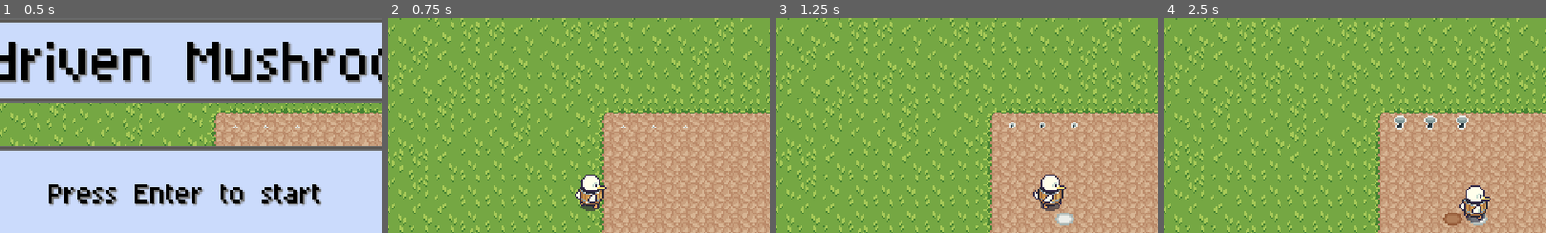
Above: before the commit, frames 1-4 (left to right).
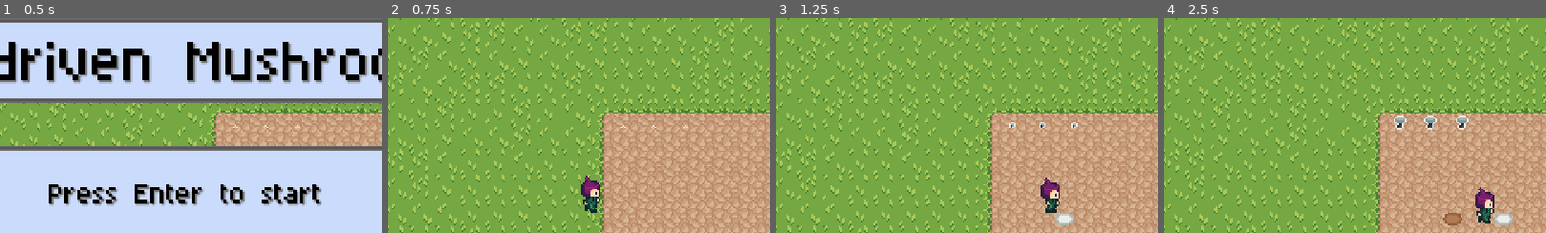
Above: after the commit, the same moments.

Repository: Jukaio/GGJ2024
Game: Godot game, scene res://scenes/EntryPoint.tscn
Two runs of this game, one before a commit and one after it. Both use one fixed random seed, a clock stepped at 60 frames per second and the inputs below.
Inputs:
- Up to frame 1 (0.5 s): no input
- Up to frame 2 (0.75 s): tap Enter (Start) at 0.5, 0.6 s; hold D (right) from 0.53 s (still down)
- Up to frame 3 (1.25 s): keep holding D (right)
- Up to frame 4 (2.5 s): release D (right) at 1.28 s; hold S (down) 1.28-2.03 s; tap Space (interact) at 1.35 s; hold D (right) from 2.03 s (still down); tap Enter (Start) at 2.1 s
The pictures show only the part of the screen within x 27-77%, y 8-58%; the shares and areas given below are measured in that part.

Frame 1 is identical in both runs. In frame 2, 0.9% of the frame differs, in the area x 49-58%, y 72-91%; in frame 3, 0.9%; in frame 4, 1.4%, in the area x 77-92%, y 77-97%.

Commit message:
cHARCTER AND MAIN THEME

Diff:
--- a/prefabs/PlayerCharacter.tscn
+++ b/prefabs/PlayerCharacter.tscn
@@ -1,11 +1,9 @@
-[gd_scene load_steps=10 format=3 uid="uid://cucwiwl6qyqsg"]
+[gd_scene load_steps=8 format=3 uid="uid://cucwiwl6qyqsg"]
 
 [ext_resource type="Script" path="res://scripts/PlayerCharacter.gd" id="1_h7gas"]
 [ext_resource type="Script" path="res://scripts/SpriteAnimator.gd" id="2_xyurh"]
-[ext_resource type="Texture2D" uid="uid://cir8aen0d318c" path="res://textures/idleAnimation.png" id="3_wj8x4"]
+[ext_resource type="Texture2D" uid="uid://6hpd83nspwvi" path="res://sprites/Player-Sheet.png" id="3_tu5an"]
 [ext_resource type="Script" path="res://scripts/SpriteAnimation.gd" id="4_ui6xa"]
-[ext_resource type="Texture2D" uid="uid://b3xgilsgrdjk" path="res://textures/runAnimation.png" id="5_jgofv"]
-[ext_resource type="Texture2D" uid="uid://7nrcve7uje1m" path="res://textures/hideAnimation.png" id="6_k6vkf"]
 [ext_resource type="Script" path="res://scripts/HoeTool.gd" id="6_pa2yi"]
 [ext_resource type="Texture2D" uid="uid://csnficd1k2yb1" path="res://sprites/Mushroom.png" id="8_vh3lx"]
 
@@ -20,87 +18,89 @@
 script = ExtResource("2_xyurh")
 
 [node name="IdleDown" type="Sprite2D" parent="SpriteAnimator"]
-texture = ExtResource("3_wj8x4")
-hframes = 4
+texture = ExtResource("3_tu5an")
+hframes = 6
 region_enabled = true
 region_rect = Rect2(0, 0, 96, 24)
 script = ExtResource("4_ui6xa")
 
 [node name="IdleUp" type="Sprite2D" parent="SpriteAnimator"]
-texture = ExtResource("3_wj8x4")
-hframes = 4
+texture = ExtResource("3_tu5an")
+hframes = 6
+region_enabled = true
+region_rect = Rect2(0, 48, 96, 24)
+script = ExtResource("4_ui6xa")
+
+[node name="IdleLeft" type="Sprite2D" parent="SpriteAnimator"]
+texture = ExtResource("3_tu5an")
+flip_h = true
+hframes = 6
 region_enabled = true
 region_rect = Rect2(0, 24, 96, 24)
 script = ExtResource("4_ui6xa")
 
-[node name="IdleLeft" type="Sprite2D" parent="SpriteAnimator"]
-texture = ExtResource("3_wj8x4")
-hframes = 4
+[node name="IdleRight" type="Sprite2D" parent="SpriteAnimator"]
+texture = ExtResource("3_tu5an")
+hframes = 6
+region_enabled = true
+region_rect = Rect2(0, 24, 96, 24)
+script = ExtResource("4_ui6xa")
+
+[node name="MoveDown" type="Sprite2D" parent="SpriteAnimator"]
+texture = ExtResource("3_tu5an")
+hframes = 6
+region_enabled = true
+region_rect = Rect2(0, 72, 96, 24)
+script = ExtResource("4_ui6xa")
+
+[node name="MoveUp" type="Sprite2D" parent="SpriteAnimator"]
+texture = ExtResource("3_tu5an")
+hframes = 6
+region_enabled = true
+region_rect = Rect2(0, 120, 96, 24)
+script = ExtResource("4_ui6xa")
+
+[node name="MoveLeft" type="Sprite2D" parent="SpriteAnimator"]
+texture = ExtResource("3_tu5an")
+flip_h = true
+hframes = 6
+region_enabled = true
+region_rect = Rect2(0, 96, 96, 24)
+script = ExtResource("4_ui6xa")
+
+[node name="MoveRight" type="Sprite2D" parent="SpriteAnimator"]
+texture = ExtResource("3_tu5an")
+hframes = 6
+region_enabled = true
+region_rect = Rect2(0, 96, 96, 24)
+script = ExtResource("4_ui6xa")
+
+[node name="HoeDown" type="Sprite2D" parent="SpriteAnimator"]
+texture = ExtResource("3_tu5an")
+hframes = 6
+region_enabled = true
+region_rect = Rect2(0, 0, 96, 24)
+script = ExtResource("4_ui6xa")
+
+[node name="HoeUp" type="Sprite2D" parent="SpriteAnimator"]
+texture = ExtResource("3_tu5an")
+hframes = 6
+region_enabled = true
+region_rect = Rect2(0, 24, 96, 24)
+script = ExtResource("4_ui6xa")
+
+[node name="HoeLeft" type="Sprite2D" parent="SpriteAnimator"]
+texture = ExtResource("3_tu5an")
+hframes = 6
 region_enabled = true
 region_rect = Rect2(0, 48, 96, 24)
 script = ExtResource("4_ui6xa")
 
-[node name="IdleRight" type="Sprite2D" parent="SpriteAnimator"]
-texture = ExtResource("3_wj8x4")
-hframes = 4
+[node name="HoeRight" type="Sprite2D" parent="SpriteAnimator"]
+texture = ExtResource("3_tu5an")
+hframes = 6
 region_enabled = true
 region_rect = Rect2(0, 72, 96, 24)
-script = ExtResource("4_ui6xa")
-
-[node name="MoveDown" type="Sprite2D" parent="SpriteAnimator"]
-texture = ExtResource("5_jgofv")
-hframes = 6
-region_enabled = true
-region_rect = Rect2(0, 0, 144, 24)
-script = ExtResource("4_ui6xa")
-
-[node name="MoveUp" type="Sprite2D" parent="SpriteAnimator"]
-texture = ExtResource("5_jgofv")
-hframes = 6
-region_enabled = true
-region_rect = Rect2(0, 24, 144, 24)
-script = ExtResource("4_ui6xa")
-
-[node name="MoveLeft" type="Sprite2D" parent="SpriteAnimator"]
-texture = ExtResource("5_jgofv")
-hframes = 6
-region_enabled = true
-region_rect = Rect2(0, 48, 144, 24)
-script = ExtResource("4_ui6xa")
-
-[node name="MoveRight" type="Sprite2D" parent="SpriteAnimator"]
-texture = ExtResource("5_jgofv")
-hframes = 6
-region_enabled = true
-region_rect = Rect2(0, 72, 144, 24)
-script = ExtResource("4_ui6xa")
-
-[node name="HoeDown" type="Sprite2D" parent="SpriteAnimator"]
-texture = ExtResource("6_k6vkf")
-hframes = 10
-region_enabled = true
-region_rect = Rect2(0, 0, 240, 24)
-script = ExtResource("4_ui6xa")
-
-[node name="HoeUp" type="Sprite2D" parent="SpriteAnimator"]
-texture = ExtResource("6_k6vkf")
-hframes = 10
-region_enabled = true
-region_rect = Rect2(0, 24, 240, 24)
-script = ExtResource("4_ui6xa")
-
-[node name="HoeLeft" type="Sprite2D" parent="SpriteAnimator"]
-texture = ExtResource("6_k6vkf")
-hframes = 10
-region_enabled = true
-region_rect = Rect2(0, 48, 240, 24)
-script = ExtResource("4_ui6xa")
-
-[node name="HoeRight" type="Sprite2D" parent="SpriteAnimator"]
-texture = ExtResource("6_k6vkf")
-hframes = 10
-region_enabled = true
-region_rect = Rect2(0, 72, 240, 24)
 script = ExtResource("4_ui6xa")
 
 [node name="HoeTool" type="Node2D" parent="." node_paths=PackedStringArray("highlightNode")]
--- a/scripts/HoeTool.gd
+++ b/scripts/HoeTool.gd
@@ -36,7 +36,7 @@
 	idx = seedMap.local_to_map(target_position)
 	var current_seed_cell = seedMap.get_cell_atlas_coords(0, idx)
 
-	return current_field_cell ==  Vector2i(4, 0) && current_seed_cell != Vector2i(0, 0)
+	return current_field_cell == Vector2i(4, 0) && current_seed_cell != Vector2i(0, 0)
 
 func highlight(tileMap: TileMap):
 	var target_position = player_character.position + (player_character.lookDirection * hoeLength)
@@ -64,7 +64,10 @@
 
 	highlight(seedMap)
 
-
+	# Move the dirt cell from seed to ground map
+	# Keep seed map
+	# plant seeds
+	# whenever mushroom destroyed -> remove seed and dirt
 	if Input.is_action_just_pressed("interact"):
 		var direction = player_character.get_look_direction()
 		match direction:
--- a/scripts/PlayerCharacter.gd
+++ b/scripts/PlayerCharacter.gd
@@ -22,8 +22,8 @@
 # Called when the node enters the scene tree for the first time.
 
 static var g_use_eight_way : bool = false
-static var g_use_eight_way_inited : bool = false
-static var g_always_random : bool = true
+static var g_use_eight_way_inited : bool = true
+static var g_always_random : bool = false
 
 func get_use_eight_way():
 	if g_use_eight_way_inited:
@@ -103,7 +103,6 @@
 	if tmpLookDirection != lookDirection:
 		DirectionArea.position = lookDirection.normalized() * DirectionArea.position
 		isColliding = false
-	# TODO: implement eight-axis
 
 	if isColliding:
 		return
@@ -122,6 +121,9 @@
 
 func GetFourAxisDirection(delta):
 	var direction = Vector2.ZERO
+	if movementInput.is_empty():
+		return direction
+
 	var moveAction = movementInput.back()
 	match moveAction:
 		MoveAction.LEFT:
Not shown, added: music/Main Theme.wav.import
Not shown, added: sprites/Player-Sheet.png.import
Not shown, added: music/Main Theme.wav
